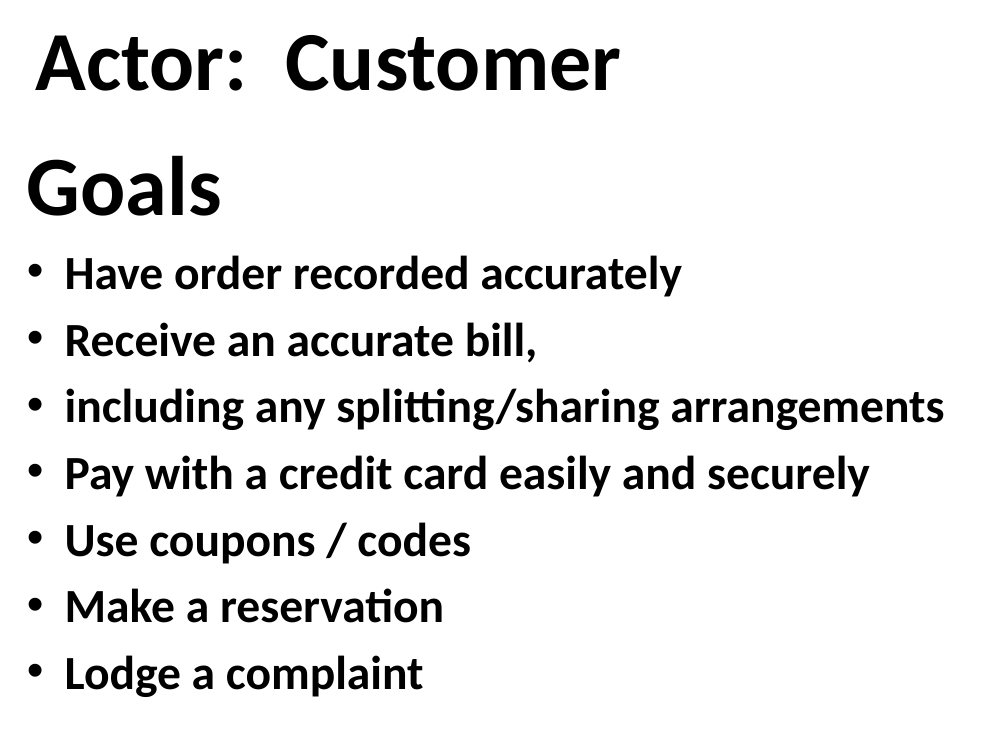
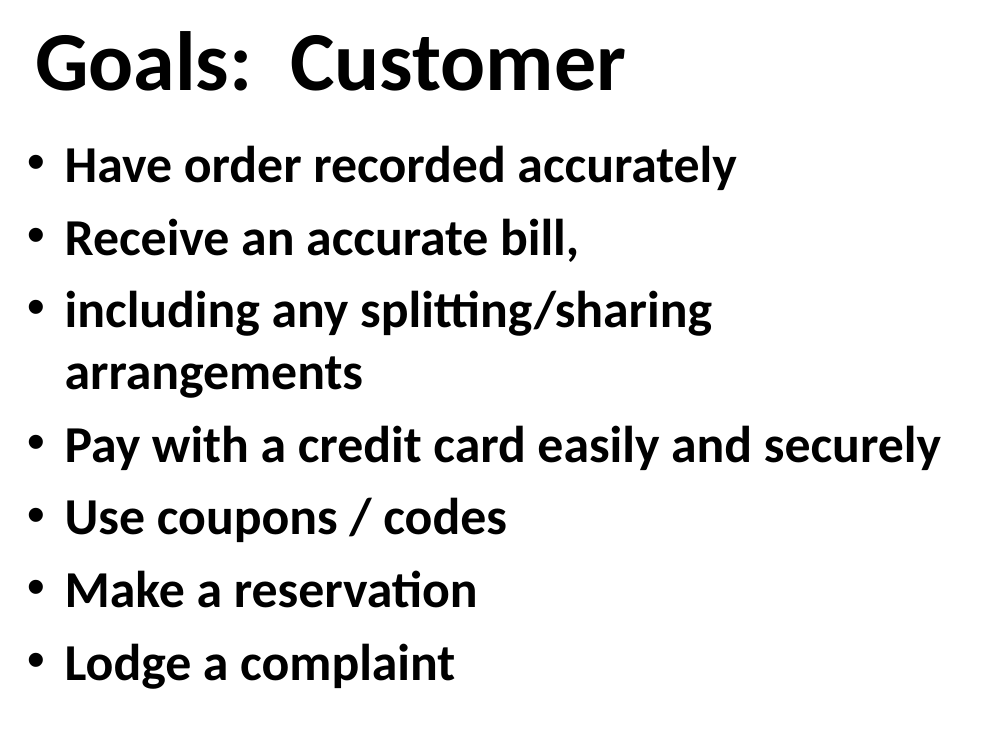
Before and after one commit to osmihi/Capstone, a slide deck: slide 9 of Project Documents/Group3_Presentation1_Capstone.pptx. Drawn at 1008x756 pixels with LibreOffice and Linux fonts; fonts in the diff are those of the drawing; background and template pictures are left out. Boxes give left, top, right and bottom in pixels: in the first picture for what was removed or moved away, otherwise in the second. Text is boxed around its words. In the diff, an @@ line names an element or a change of style, - is before the commit and + after.

```diff
--- a/Project Documents/Group3_Presentation1_Capstone.pptx
+++ b/Project Documents/Group3_Presentation1_Capstone.pptx
@@ title at [35, 31, 626, 91]: text changed @@
-Actor: Customer
+Goals: Customer
@@ text "Have order recorded accurately" at [65, 145, 941, 689]: size 34 to 37 pt @@
@@ text at [27, 155, 222, 216]: paragraph removed @@
-Goals
```
Also in this commit, not shown: 12 other slides changed, 4 slides added, 8 slides removed.
